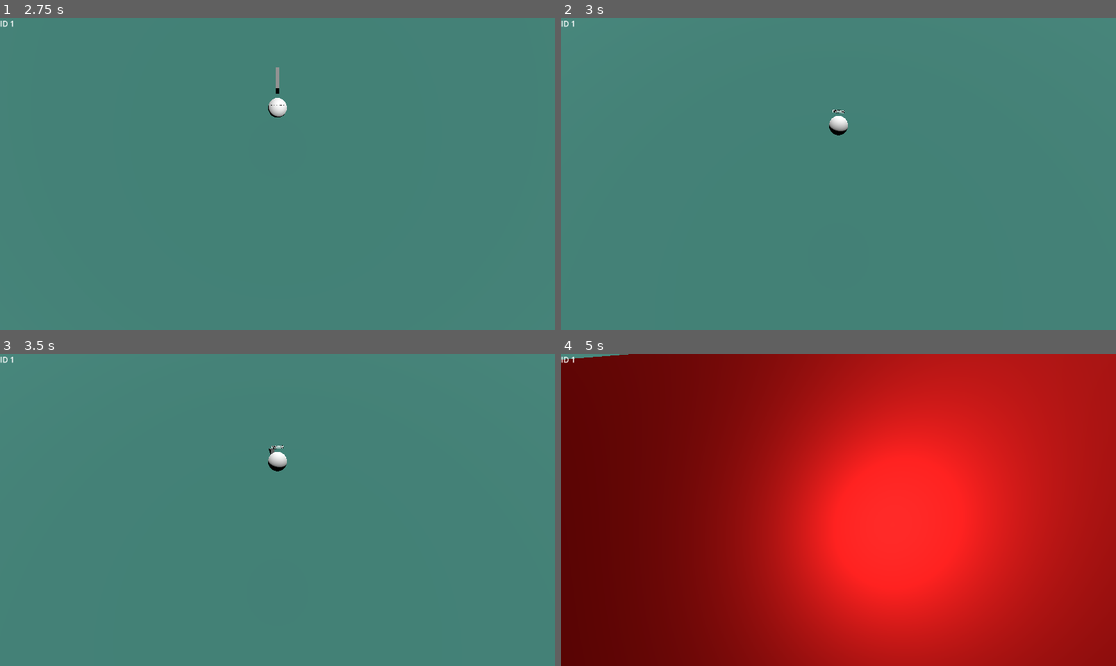
Above: before the commit, frames 1-4 (two rows, left to right).
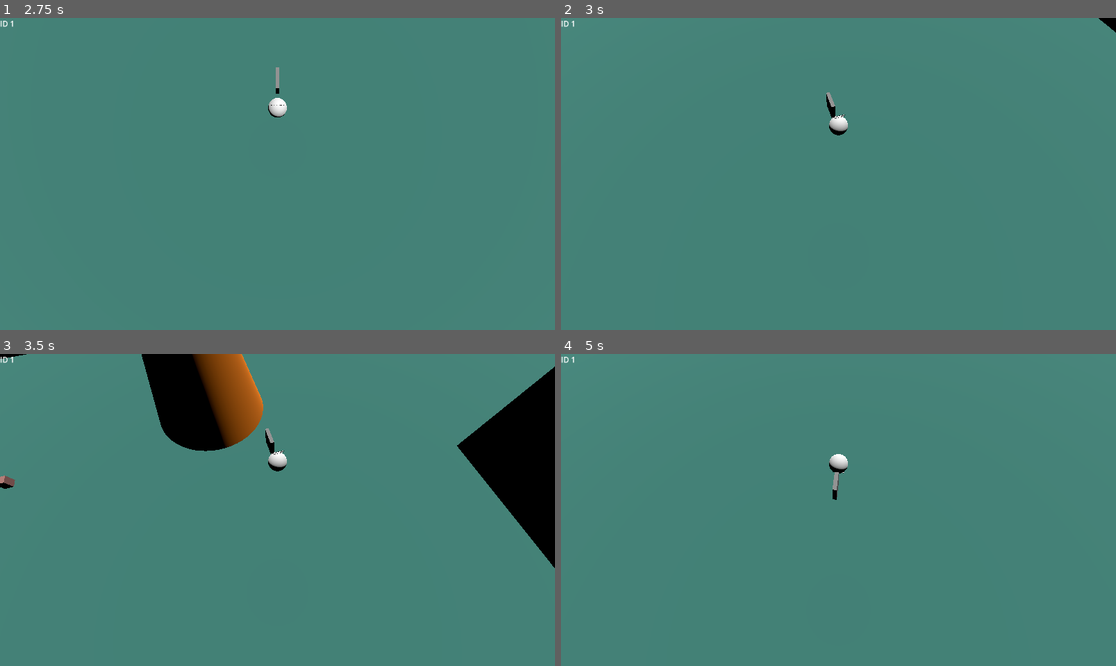
Above: after the commit, the same moments.

Repository: icvara/BestOnnlineGameEver
Game: Godot game, scene res://world/main.tscn
Two runs of this game, one before a commit and one after it. Both use one fixed random seed, a clock stepped at 60 frames per second and the inputs below.
Inputs (mouse positions are in pixels of both pictures, inside the frame that each line leads up to):
- Up to frame 1 (2.75 s): click (277, 117) at 0.52 s; type "Alex" at 0.6 s; click "Host" at 1.25 s; click "Play" at 2 s
- Up to frame 2 (3 s): move the mouse to (866, 174) at 2.77 s; hold W (up) from 2.78 s (still down); tap Space (space) at 2.85 s
- Up to frame 3 (3.5 s): keep holding W (up)
- Up to frame 4 (5 s): keep holding W (up); move the mouse to (810, 510) at 3.52 s; tap Space (space) at 3.6, 4.35 s; move the mouse to (849, 503) at 4.27 s

Frame 1 is identical in both runs. In frame 2, 0.2% of the frame differs, in the area x 47-100%, y 0-33%; in frame 3, 11%; in frame 4, 100%, in the area x 0-100%, y 0-100%.

Commit message:
player can jhump

Diff:
--- a/Player/player.gd
+++ b/Player/player.gd
@@ -60,6 +60,9 @@
 		$MeshInstance3D.material_override.albedo_color = color
 		$Label3D_name.text = playername
 
+func is_on_ground() -> bool:
+	return $RayCast3D_ground.is_colliding()
+
 func _physics_process(delta):
 	if is_multiplayer_authority():
 		var input_vector := Vector3.ZERO
@@ -77,7 +80,8 @@
 			network_update.rpc()
 
 				# Jump
-		if Input.is_action_just_pressed("space") and linear_velocity.y == 0:
+		if Input.is_action_just_pressed("space") and is_on_ground():
+		#linear_velocity.y == 0:
 			apply_impulse(Vector3.UP * jump_force)
 
 		if input_vector != Vector3.ZERO:
--- a/Player/player_node.tscn
+++ b/Player/player_node.tscn
@@ -1,14 +1,23 @@
-[gd_scene load_steps=4 format=3 uid="uid://euf6egnlr2ks"]
+[gd_scene load_steps=6 format=3 uid="uid://euf6egnlr2ks"]
 
 [ext_resource type="PackedScene" uid="uid://dy8w6mr8jgjfy" path="res://Player/player.tscn" id="1_7ia6u"]
 [ext_resource type="Script" uid="uid://blicehhecg2ya" path="res://Player/player_info.gd" id="1_bd1d3"]
 [ext_resource type="Script" uid="uid://vwjwxn7eodtr" path="res://Player/camera.gd" id="2_7ia6u"]
+[ext_resource type="Script" uid="uid://captlk2tunw2l" path="res://Player/ray_cast_3d_ground.gd" id="3_kvi71"]
+
+[sub_resource type="PhysicsMaterial" id="PhysicsMaterial_bd1d3"]
+bounce = 0.54
 
 [node name="Player_node" type="Node3D"]
 script = ExtResource("1_bd1d3")
 
 [node name="Player" parent="." instance=ExtResource("1_7ia6u")]
+physics_material_override = SubResource("PhysicsMaterial_bd1d3")
 gravity_scale = 3.0
+
+[node name="RayCast3D_ground" type="RayCast3D" parent="Player"]
+target_position = Vector3(0, -1.5, 0)
+script = ExtResource("3_kvi71")
 
 [node name="CameraPivot" type="Node3D" parent="." node_paths=PackedStringArray("target")]
 unique_name_in_owner = true
--- /dev/null
+++ b/Player/ray_cast_3d_ground.gd
@@ -0,0 +1,9 @@
+extends RayCast3D
+
+
+func _ready():
+	# Lock the raycast rotation so it always points down
+	rotation = Vector3.ZERO
+	position = Vector3.ZERO
+func _physics_process(delta):
+	rotation = Vector3.ZERO
--- a/project.godot
+++ b/project.godot
@@ -46,3 +46,8 @@
 "events": [Object(InputEventKey,"resource_local_to_scene":false,"resource_name":"","device":-1,"window_id":0,"alt_press …(191 unchanged characters)…
 ]
 }
+toggle_fullscreen={
+"deadzone": 0.2,
+"events": [Object(InputEventKey,"resource_local_to_scene":false,"resource_name":"","device":-1,"window_id":0,"alt_pressed":false,"shift_pressed":false,"ctrl_pressed":false,"meta_pressed":false,"pressed":false,"keycode":0,"physical_keycode":4194342,"key_label":0,"unicode":0,"location":0,"echo":false,"script":null)
+]
+}
--- a/world/main.gd
+++ b/world/main.gd
@@ -1 +1,9 @@
 extends Node3D
+
+func _input(event):
+	if event.is_action_pressed("toggle_fullscreen"):
+		var is_fullscreen := DisplayServer.window_get_mode() == DisplayServer.WINDOW_MODE_FULLSCREEN
+		if is_fullscreen:
+			DisplayServer.window_set_mode(DisplayServer.WINDOW_MODE_WINDOWED)
+		else:
+			DisplayServer.window_set_mode(DisplayServer.WINDOW_MODE_FULLSCREEN)
Not shown, added: Player/ray_cast_3d_ground.gd.uid
